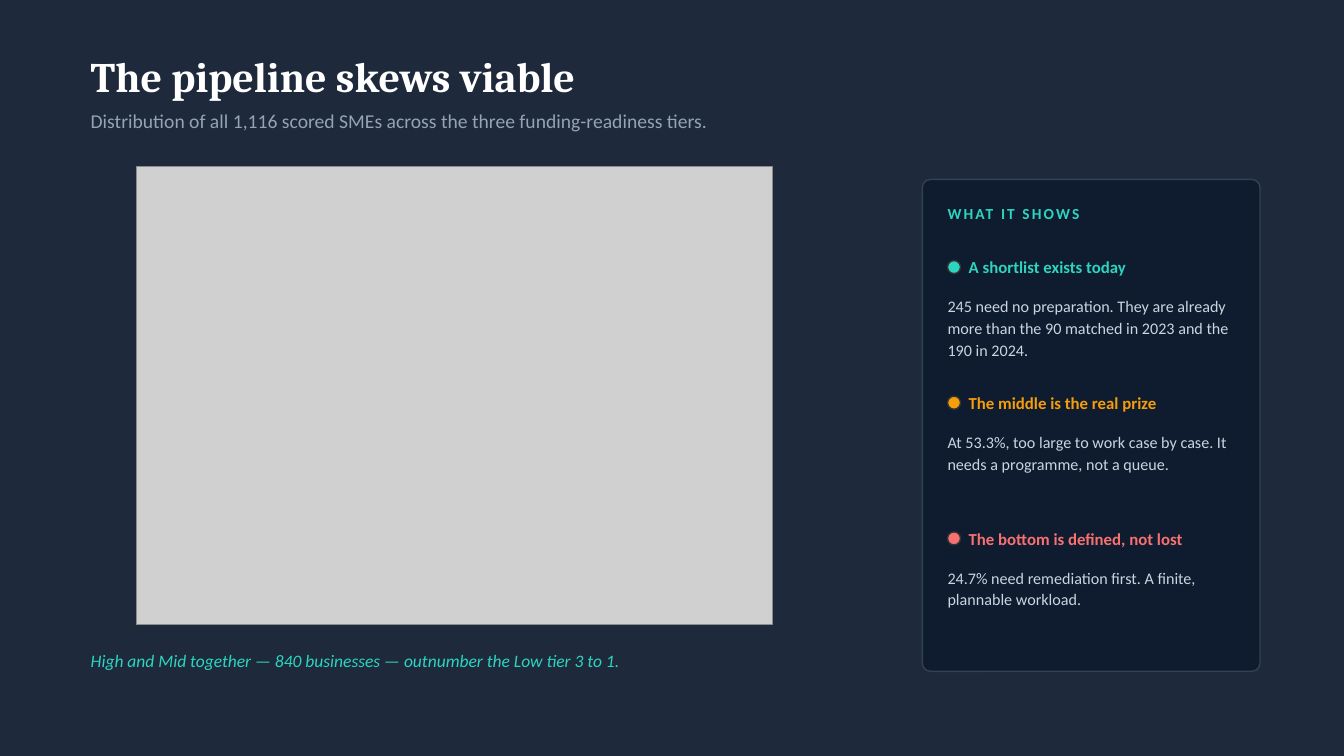
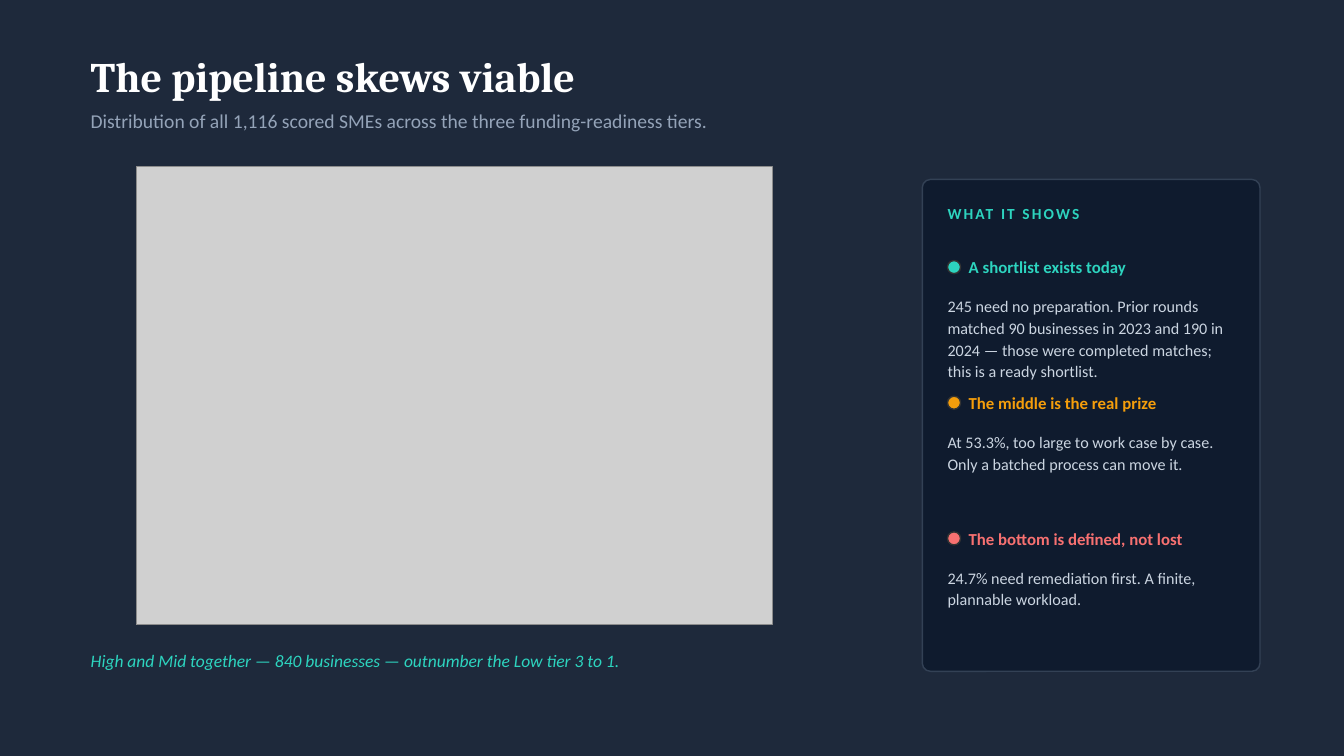
Before and after one commit to MainDevWork/SME_Capital_Funding_Optimization, a slide deck: slide 4 of Documents/Reports/Insights_&_Actionable_Decisions.pptx. Drawn at 1344x756 pixels with LibreOffice and Linux fonts; fonts in the diff are those of the drawing; grey boxes stand for pictures. Boxes give left, top, right and bottom in pixels: in the first picture for what was removed or moved away, otherwise in the second. Text is boxed around its words. In the diff, an @@ line names an element or a change of style, - is before the commit and + after.

```diff
--- a/Documents/Reports/Insights_&_Actionable_Decisions.pptx
+++ b/Documents/Reports/Insights_&_Actionable_Decisions.pptx
@@ text at (948, 301, 1223, 380): text changed @@
-245 need no preparation. They are already more than the 90 matched in 2023 and the 190 in 2024.
+245 need no preparation. Prior rounds matched 90 businesses in 2023 and 190 in 2024 — those were completed matches; this is a ready shortlist.
@@ text at (948, 437, 1214, 473): text changed @@
-At 53.3%, too large to work case by case. It needs a programme, not a queue.
+At 53.3%, too large to work case by case. Only a batched process can move it.
```
Also in this commit, not shown: 8 other slides changed, 2 other files.
